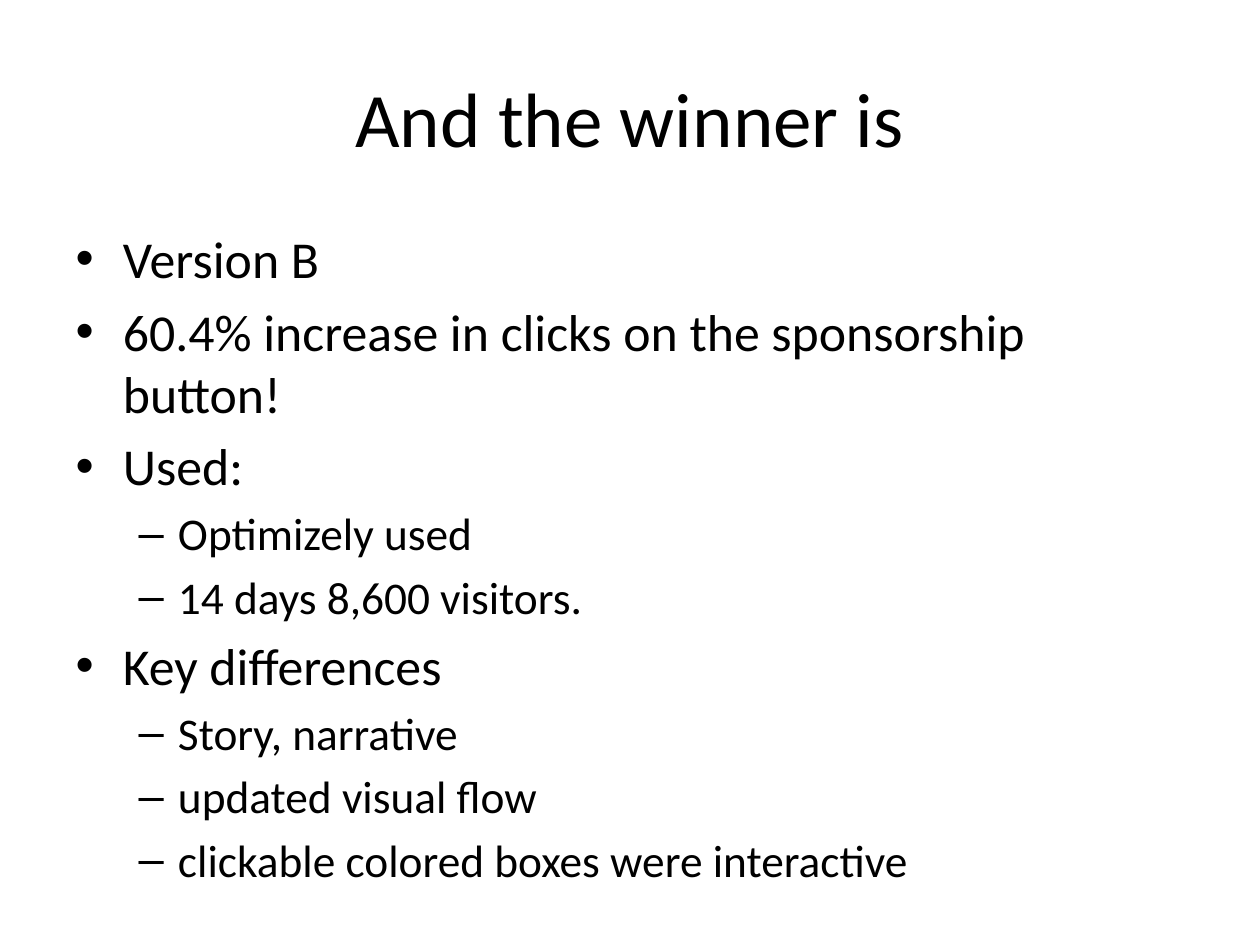
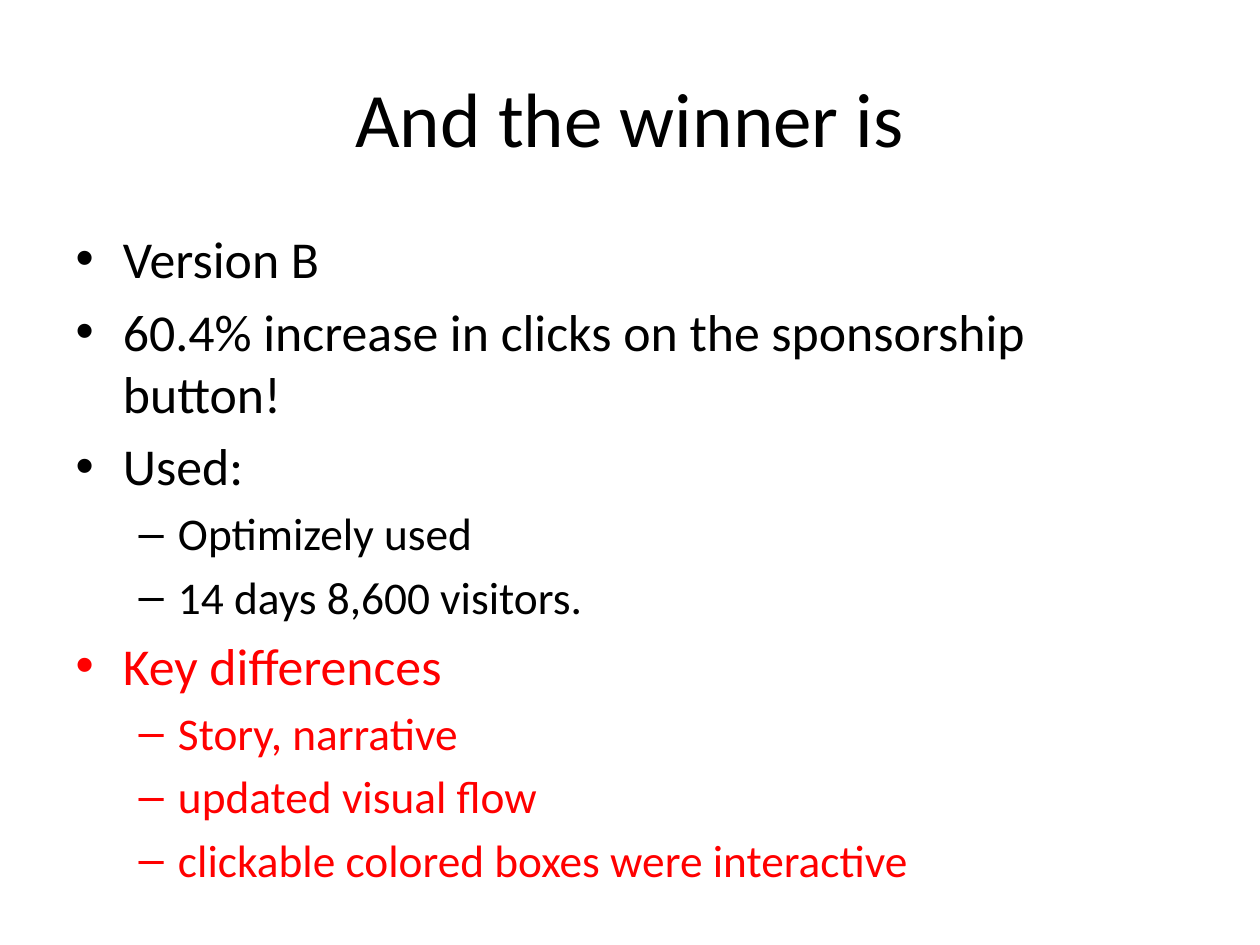
Before and after one commit to harrytrinh2/ML-by-CBD-Robotics, a slide deck: slide 18 of week3/AB_testing.pptx. Drawn at 1260x945 pixels with LibreOffice and Linux fonts; fonts in the diff are those of the drawing. Boxes give left, top, right and bottom in pixels: in the first picture for what was removed or moved away, otherwise in the second. Text is boxed around its words. In the diff, an @@ line names an element or a change of style, - is before the commit and + after.

```diff
--- a/week3/AB_testing.pptx
+++ b/week3/AB_testing.pptx
@@ text at bbox=[123, 649, 908, 878]: text colour #000000 to #FF0000 in "Key differences", "Story, narrative", "updated visual flow", "clickable colored boxes were interactive" @@
```
Also in this commit, not shown: 2 other slides changed, 13 other files.
